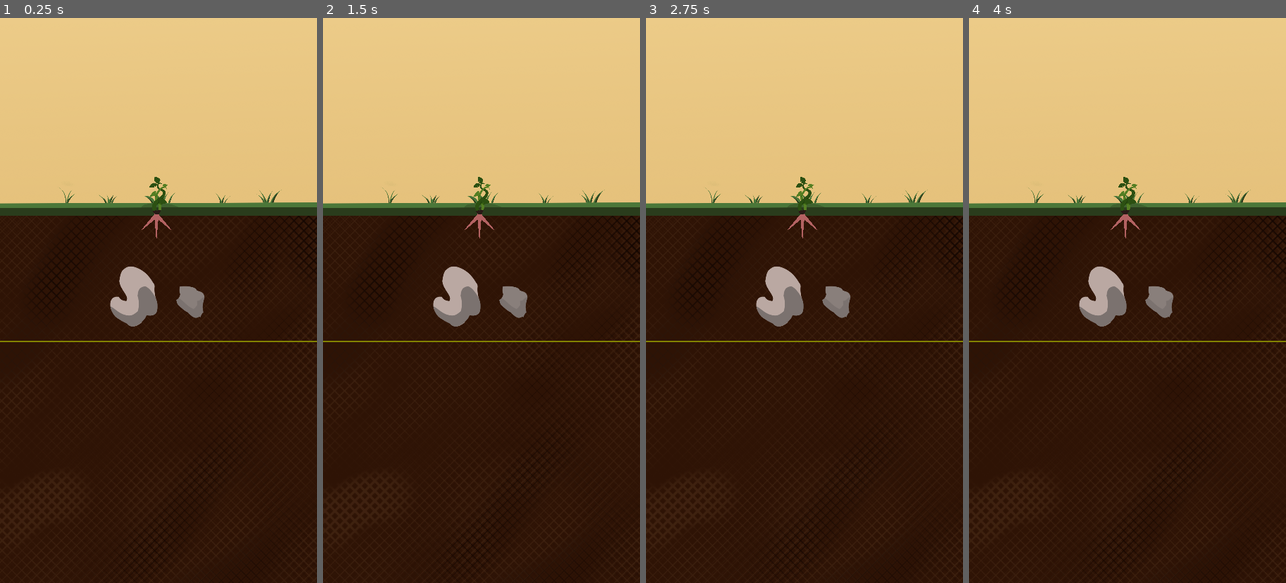
Above: before the commit, frames 1-4 (left to right).
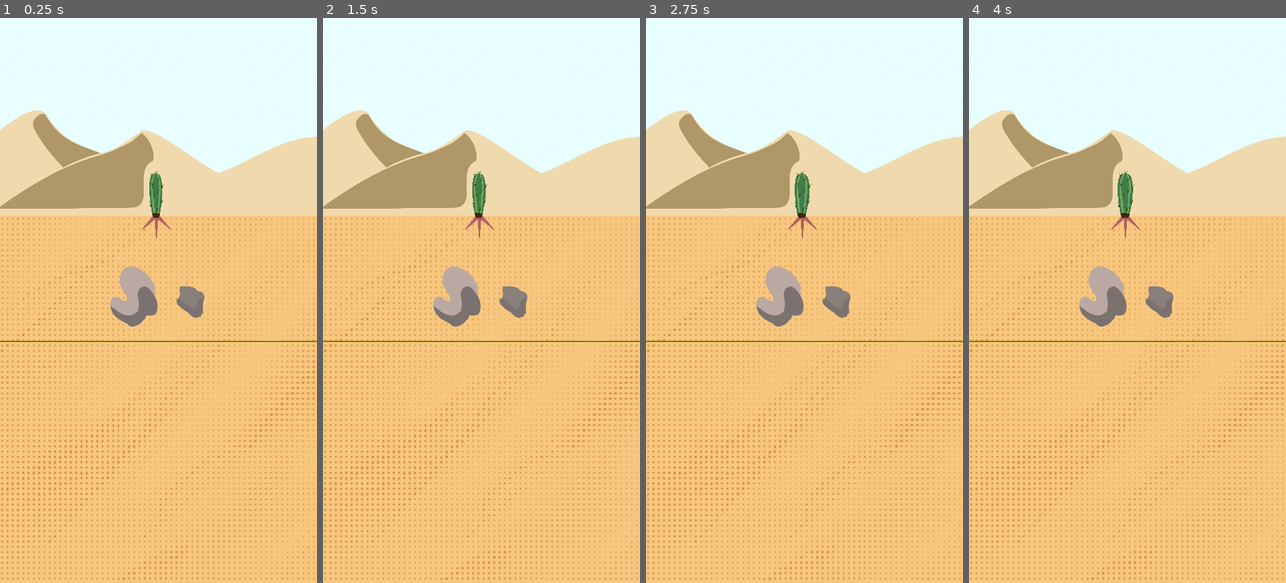
Above: after the commit, the same moments.

Repository: Disablak/ggj23
Game: Godot game, scene res://levels/Level5.tscn
Two runs of this game, one before a commit and one after it. Both use one fixed random seed, a clock stepped at 60 frames per second and the inputs below. This scene is started directly instead of the project's main scene.
Inputs (mouse positions are in pixels of both pictures, inside the frame that each line leads up to):
- Up to frame 1 (0.25 s): no input
- Up to frame 2 (1.5 s): tap Enter (ui_accept) at 0.5, 1.25 s; drag from (478, 221) to (513, 176) at 0.52 s; drag from (478, 221) to (465, 413) at 1.27 s
- Up to frame 3 (2.75 s): tap Enter (ui_accept) at 2 s; move the mouse to (801, 221) at 2.02 s; click (801, 221) at 2.17 s
- Up to frame 4 (4 s): drag from (1111, 413) to (1032, 215) at 2.77 s; tap Enter (ui_accept) at 3.5, 3.77 s; move the mouse to (1222, 385) at 3.52 s; click (1222, 385) at 3.67 s

The runs differ from the first frame. In frame 1, 98% of the frame differs, in the area x 0-100%, y 0-100%; in frame 2, 98%; in frame 3, 98%; in frame 4, 98%.

Commit message:
new visual

Diff:
--- a/levels/Level4.tscn
+++ b/levels/Level4.tscn
@@ -1,12 +1,34 @@
-[gd_scene load_steps=3 format=3 uid="uid://cmyhlhf3dtbva"]
+[gd_scene load_steps=8 format=3 uid="uid://cmyhlhf3dtbva"]
 
 [ext_resource type="PackedScene" uid="uid://dqip1rqf4uu1v" path="res://levels/LevelBase.tscn" id="1_pgu72"]
+[ext_resource type="Texture2D" uid="uid://tojv7oj7irf5" path="res://assets/cactus.png" id="2_1pb1t"]
 [ext_resource type="PackedScene" uid="uid://b3pvxu7rchdmk" path="res://scenes/obstacles/obstacle_scull.tscn" id="2_kwimj"]
+[ext_resource type="Texture2D" uid="uid://bifhjlbkra5ap" path="res://assets/midle_cactus.png" id="3_p4cmb"]
+[ext_resource type="Texture2D" uid="uid://c60120rgkqu4p" path="res://assets/cactus_mini.png" id="4_mtl7o"]
+[ext_resource type="Texture2D" uid="uid://gf6s0p2a6gqm" path="res://assets/background_cactus (1).png" id="5_nodg1"]
+[ext_resource type="Texture2D" uid="uid://bhf3v261cvn17" path="res://assets/sand.png" id="6_pu3kb"]
 
 [node name="Level" instance=ExtResource("1_pgu72")]
+HIGH_SPRITE = ExtResource("2_1pb1t")
+MEDIUM_SPRITE = ExtResource("3_p4cmb")
+LOW_SPRITE = ExtResource("4_mtl7o")
 
 [node name="LowerEdge" parent="." index="3"]
 points = PackedVector2Array(-200, 1100, 1200, 1100)
+
+[node name="Background" parent="." index="4"]
+position = Vector2(535, -439)
+texture = ExtResource("5_nodg1")
+
+[node name="Ground" parent="." index="5"]
+texture = ExtResource("6_pu3kb")
+
+[node name="Grass" parent="." index="6"]
+visible = false
+
+[node name="Plant" parent="." index="7"]
+position = Vector2(523, 435)
+texture = ExtResource("4_mtl7o")
 
 [node name="Obstacle" parent="." index="8" instance=ExtResource("2_kwimj")]
 position = Vector2(535, 982)
--- a/levels/Level5.tscn
+++ b/levels/Level5.tscn
@@ -1,13 +1,35 @@
-[gd_scene load_steps=4 format=3 uid="uid://c8771sed1gxm8"]
+[gd_scene load_steps=9 format=3 uid="uid://c8771sed1gxm8"]
 
 [ext_resource type="PackedScene" uid="uid://dqip1rqf4uu1v" path="res://levels/LevelBase.tscn" id="1_7tuln"]
+[ext_resource type="Texture2D" uid="uid://tojv7oj7irf5" path="res://assets/cactus.png" id="2_6mroc"]
 [ext_resource type="PackedScene" uid="uid://buvqpsva2ldrj" path="res://scenes/obstacles/obs_rock_mini2.tscn" id="2_8gciu"]
 [ext_resource type="PackedScene" uid="uid://bh8qffo130xtc" path="res://scenes/obstacles/obs_rock_mini3.tscn" id="3_0r48q"]
+[ext_resource type="Texture2D" uid="uid://bifhjlbkra5ap" path="res://assets/midle_cactus.png" id="3_5t2pn"]
+[ext_resource type="Texture2D" uid="uid://c60120rgkqu4p" path="res://assets/cactus_mini.png" id="4_rhi1j"]
+[ext_resource type="Texture2D" uid="uid://gf6s0p2a6gqm" path="res://assets/background_cactus (1).png" id="5_rtcb0"]
+[ext_resource type="Texture2D" uid="uid://bhf3v261cvn17" path="res://assets/sand.png" id="6_hdcqt"]
 
 [node name="Level" instance=ExtResource("1_7tuln")]
+HIGH_SPRITE = ExtResource("2_6mroc")
+MEDIUM_SPRITE = ExtResource("3_5t2pn")
+LOW_SPRITE = ExtResource("4_rhi1j")
 
 [node name="LowerEdge" parent="." index="3"]
 points = PackedVector2Array(-200, 1100, 1200, 1100)
+
+[node name="Background" parent="." index="4"]
+position = Vector2(535, -439)
+texture = ExtResource("5_rtcb0")
+
+[node name="Ground" parent="." index="5"]
+texture = ExtResource("6_hdcqt")
+
+[node name="Grass" parent="." index="6"]
+visible = false
+
+[node name="Plant" parent="." index="7"]
+position = Vector2(523, 435)
+texture = ExtResource("4_rhi1j")
 
 [node name="Obstacle" parent="." index="8" instance=ExtResource("2_8gciu")]
 position = Vector2(649, 965)
--- a/levels/Level6.tscn
+++ b/levels/Level6.tscn
@@ -1,13 +1,35 @@
-[gd_scene load_steps=4 format=3 uid="uid://d0xw281xd003w"]
+[gd_scene load_steps=9 format=3 uid="uid://d0xw281xd003w"]
 
 [ext_resource type="PackedScene" uid="uid://dqip1rqf4uu1v" path="res://levels/LevelBase.tscn" id="1_o8uq1"]
+[ext_resource type="Texture2D" uid="uid://tojv7oj7irf5" path="res://assets/cactus.png" id="2_7enhl"]
 [ext_resource type="PackedScene" uid="uid://cve7imko07rek" path="res://scenes/obstacles/obs_rock_big2.tscn" id="2_o6y16"]
 [ext_resource type="PackedScene" uid="uid://bih7q4qe873ha" path="res://scenes/obstacles/obs_rock_mini.tscn" id="3_pha5x"]
+[ext_resource type="Texture2D" uid="uid://bifhjlbkra5ap" path="res://assets/midle_cactus.png" id="3_uuovd"]
+[ext_resource type="Texture2D" uid="uid://c60120rgkqu4p" path="res://assets/cactus_mini.png" id="4_1kwk6"]
+[ext_resource type="Texture2D" uid="uid://gf6s0p2a6gqm" path="res://assets/background_cactus (1).png" id="5_hfobh"]
+[ext_resource type="Texture2D" uid="uid://bhf3v261cvn17" path="res://assets/sand.png" id="6_yagx1"]
 
 [node name="Level" instance=ExtResource("1_o8uq1")]
+HIGH_SPRITE = ExtResource("2_7enhl")
+MEDIUM_SPRITE = ExtResource("3_uuovd")
+LOW_SPRITE = ExtResource("4_1kwk6")
 
 [node name="LowerEdge" parent="." index="3"]
 points = PackedVector2Array(-200, 1200, 1200, 1200)
+
+[node name="Background" parent="." index="4"]
+position = Vector2(535, -439)
+texture = ExtResource("5_hfobh")
+
+[node name="Ground" parent="." index="5"]
+texture = ExtResource("6_yagx1")
+
+[node name="Grass" parent="." index="6"]
+visible = false
+
+[node name="Plant" parent="." index="7"]
+position = Vector2(523, 435)
+texture = ExtResource("4_1kwk6")
 
 [node name="Obstacle" parent="." index="8" instance=ExtResource("2_o6y16")]
 position = Vector2(591, 983)
--- a/scenes/GUI.tscn
+++ b/scenes/GUI.tscn
@@ -11,14 +11,19 @@
 [sub_resource type="LabelSettings" id="LabelSettings_85v8e"]
 font = ExtResource("4_2n41u")
 font_size = 200
+outline_color = Color(0, 0, 0, 1)
 
 [sub_resource type="LabelSettings" id="LabelSettings_jrvaq"]
 font = ExtResource("4_2n41u")
 font_size = 100
+outline_size = 5
+outline_color = Color(0, 0, 0, 1)
 
 [sub_resource type="LabelSettings" id="LabelSettings_7myy6"]
 font = ExtResource("4_2n41u")
 font_size = 70
+outline_size = 5
+outline_color = Color(0, 0, 0, 1)
 
 [sub_resource type="LabelSettings" id="LabelSettings_kpmp4"]
 font = ExtResource("4_2n41u")
@@ -111,9 +116,9 @@
 [node name="Water" type="Control" parent="CanvasLayer"]
 layout_mode = 3
 anchors_preset = 0
-offset_left = 10.0
+offset_left = 11.0
 offset_top = 10.0
-offset_right = 656.0
+offset_right = 657.0
 offset_bottom = 179.0
 
 [node name="WaterIcon" type="TextureRect" parent="CanvasLayer/Water"]
Binary file added: assets/background_cactus (1).png
Not shown, added: assets/background_cactus (1).png.import
Binary file added: assets/cactus.png
Not shown, added: assets/cactus.png.import
Binary file added: assets/cactus_mini.png
Not shown, added: assets/cactus_mini.png.import
Binary file added: assets/midle_cactus.png
Not shown, added: assets/midle_cactus.png.import
Binary file added: assets/sand.png
Not shown, added: assets/sand.png.import
